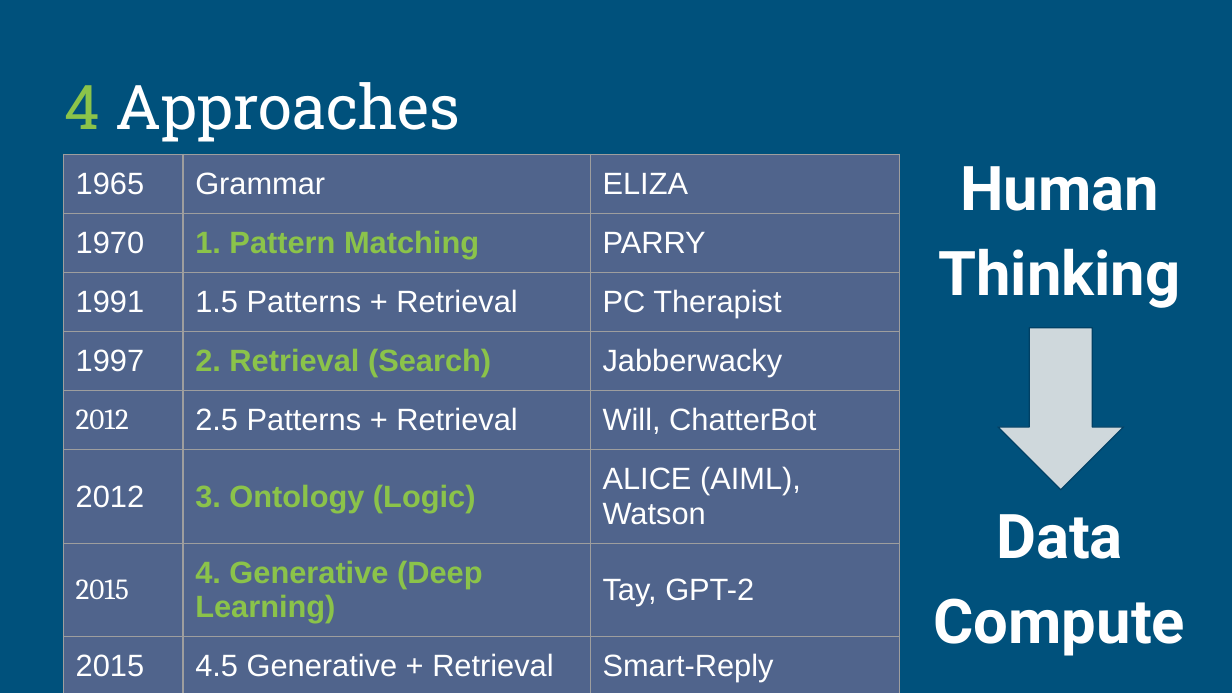
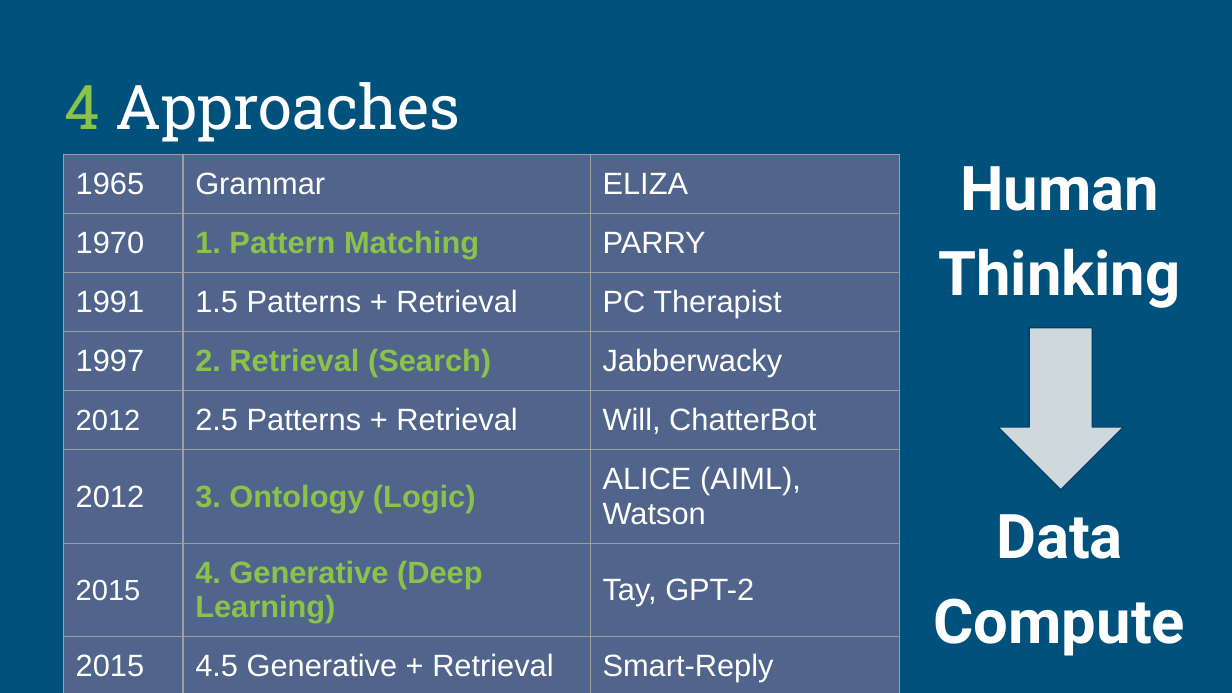
Before and after one commit to nlpia/nlpia-bot, a slide deck: slide 3 of docs/2019-08-22--San Diego Python User Group -- How to Build a Chatbot.odp. Drawn at 1232x693 pixels with LibreOffice and Linux fonts; fonts in the diff are those of the drawing. Boxes give left, top, right and bottom in pixels: in the first picture for what was removed or moved away, otherwise in the second. Text is boxed around its words. In the diff, an @@ line names an element or a change of style, - is before the commit and + after.

```diff
--- a/docs/2019-08-22--San Diego Python User Group -- How to Build a Chatbot.odp
+++ b/docs/2019-08-22--San Diego Python User Group -- How to Build a Chatbot.odp
@@ table at [63, 154, 899, 693] @@
@@ font Cambria to Arial in "2012", "2015" @@
```
Also in this commit, not shown: 5 other slides changed, 1 slide added, 31 other files.
